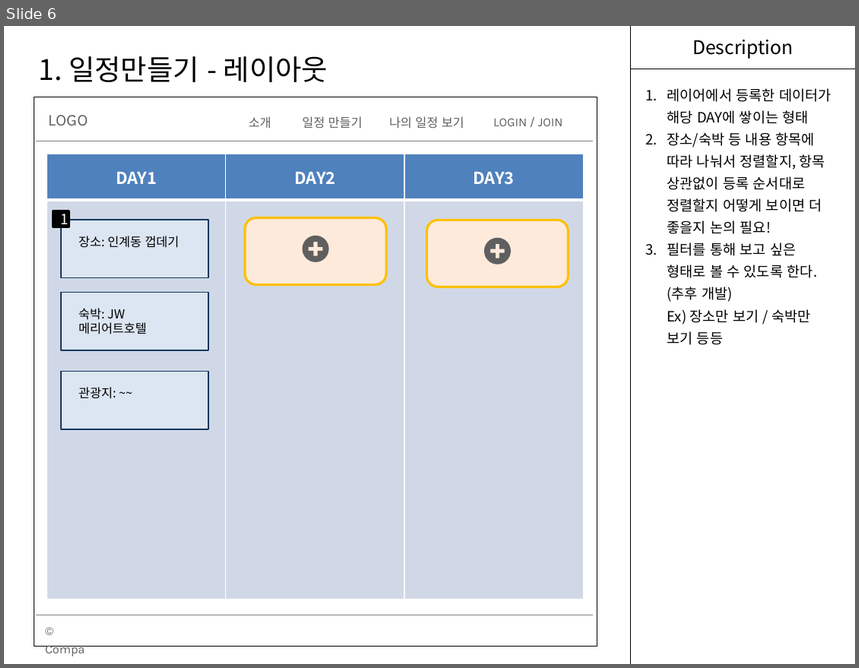
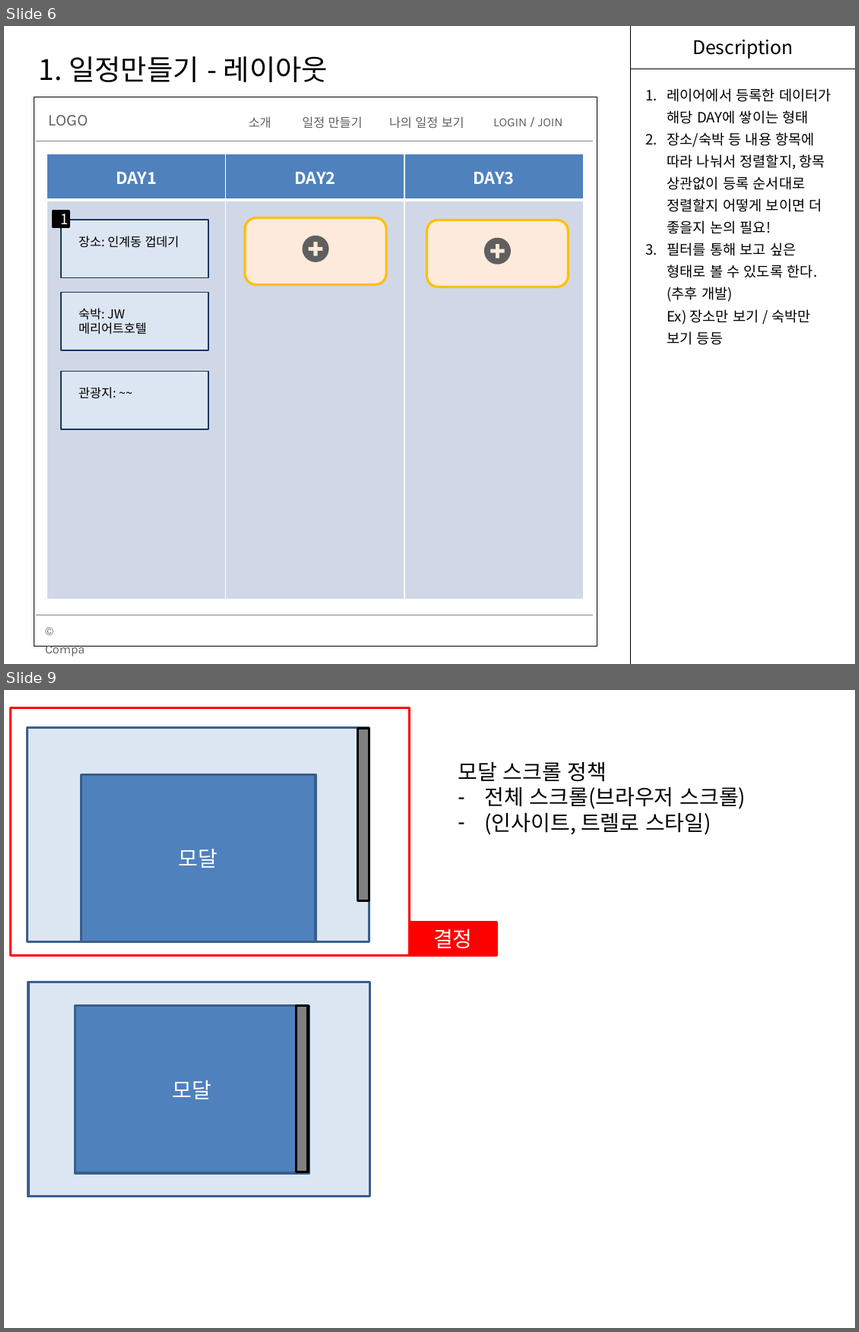
Before and after one commit to Devfarm-study/Toy-Project, a slide deck: MJ/12.일정짜기.pptx. Shown one above the other, each under a label of ours: slide 6 before the commit, slides 6 and 9 after it; the slides between them are not shown. The pictures are 859x668 and 859x1332 pixels, drawn with LibreOffice and Linux fonts; fonts in the diff are those of the drawing. Boxes give left, top, right and bottom in pixels: in the first picture for what was removed or moved away, otherwise in the second. Text is boxed around its words. In the diff, an @@ line names an element or a change of style, - is before the commit and + after.

```diff
--- a/MJ/12.일정짜기.pptx
+++ b/MJ/12.일정짜기.pptx
@@ slide 9 added at box(4, 690, 855, 1328), background #FFFFFF @@
@@ rectangle added at box(11, 708, 410, 955), outline #FF0000 2 pt @@
@@ rectangle added at box(28, 727, 370, 942), fill #DCE6F2, outline #3A5F8C 2 pt @@
@@ rectangle added at box(358, 728, 370, 901), fill #808080, outline #000000 2 pt @@
@@ rectangle added at box(82, 774, 316, 942), fill #4F81BD, outline #3A5F8C 2 pt, 18 pt, text #FFFFFF @@
+모달
@@ text added at box(458, 762, 747, 835), 18 pt, text #000000 @@
+모달 스크롤 정책
+– 전체 스크롤(브라우저 스크롤)
+– (인사이트, 트렐로 스타일)
@@ rectangle added at box(409, 923, 496, 955), fill #FF0000, outline #FF0000 2 pt, 18 pt, text #FFFFFF @@
+결정
@@ rectangle added at box(28, 983, 371, 1198), fill #DCE6F2, outline #3A5F8C 2 pt @@
@@ rectangle added at box(75, 1006, 310, 1173), fill #4F81BD, outline #3A5F8C 2 pt, 18 pt, text #FFFFFF @@
+모달
@@ rectangle added at box(297, 1006, 309, 1172), fill #808080, outline #000000 2 pt @@
```
Also in this commit, not shown: 4 other slides added, 2 other files.
